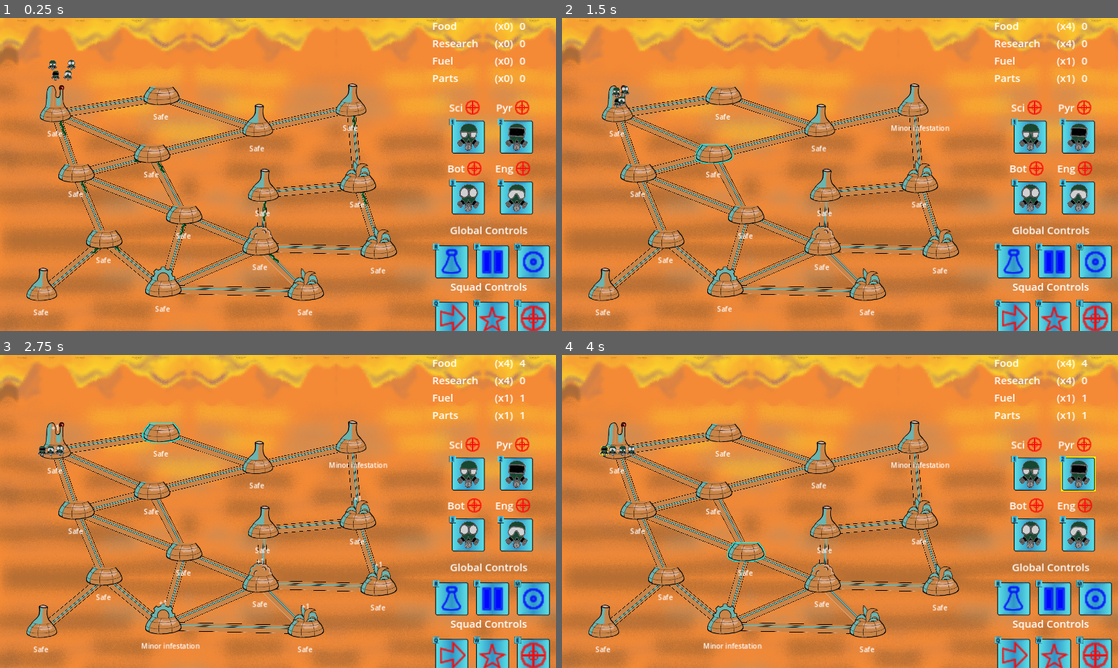
Above: before the commit, frames 1-4 (two rows, left to right).
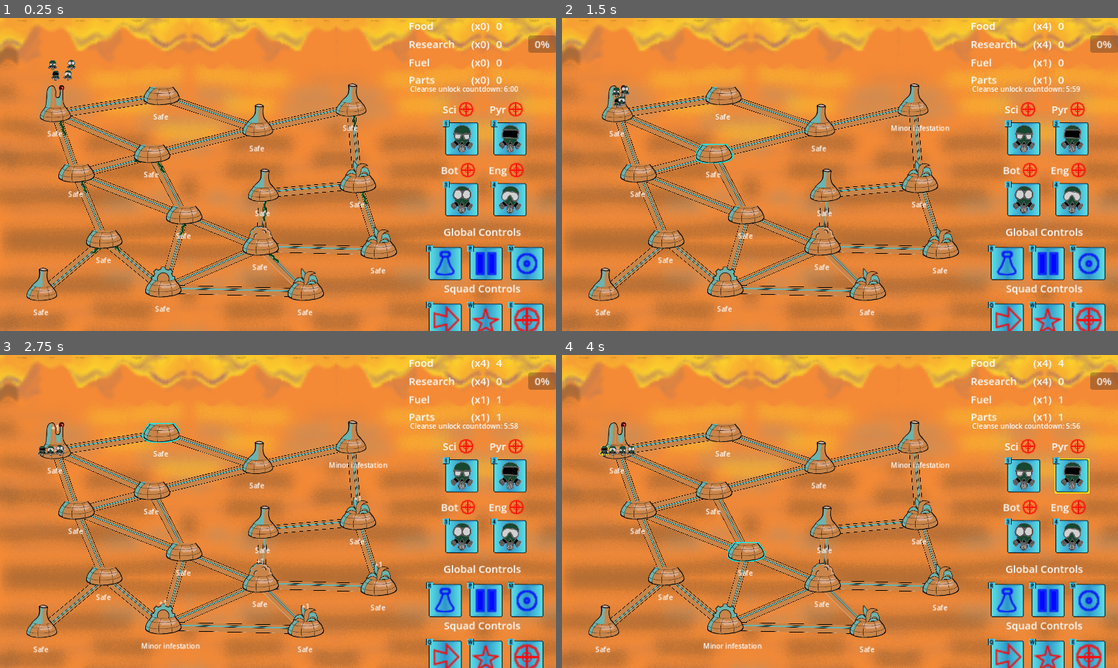
Above: after the commit, the same moments.

Repository: Aveli-games/contra-tentacula
Game: Godot game, scene res://main.tscn
Two runs of this game, one before a commit and one after it. Both use one fixed random seed, a clock stepped at 60 frames per second and the inputs below.
Inputs (mouse positions are in pixels of both pictures, inside the frame that each line leads up to):
- Up to frame 1 (0.25 s): no input
- Up to frame 2 (1.5 s): move the mouse to (617, 102) at 0.52 s; hold E (Fight) 0.53-1.28 s; click (617, 102) at 0.67 s; move the mouse to (712, 143) at 1.27 s; tap Q (Move) at 1.35 s; click (712, 143) at 1.42 s
- Up to frame 3 (2.75 s): move the mouse to (161, 423) at 2.02 s; hold W (Special) from 2.03 s (still down); click (161, 423) at 2.17 s
- Up to frame 4 (4 s): move the mouse to (639, 502) at 2.77 s; release W (Special) at 2.78 s; tap 1 (Squad1) at 2.85 s; click (639, 502) at 2.92 s; tap Enter at 3.5 s; move the mouse to (745, 542) at 3.52 s; hold 2 (Squad2) from 3.53 s (still down); click (745, 542) at 3.67 s

The runs differ from the first frame. In frame 1, 9.8% of the frame differs, in the area x 73-100%, y 1-100%; in frame 2, 9.8%; in frame 3, 9.7%; in frame 4, 9.8%.

Commit message:
Win condition trackers

Diff:
--- a/autoloads/Globals.gd
+++ b/autoloads/Globals.gd
@@ -13,7 +13,7 @@
 var BASE_CONNECTOR_INFESTATION_RATE = 0.075
 var BASE_INFESTATION_CHANCE = 0.008
 const ROOTED_INFESTATION_CHANCE_MODIFIER = 0.13
-var RESEARCH_WIN_THRESHOLD = 300
+var RESEARCH_WIN_THRESHOLD = 200
 const DOME_REMAINING_LOSS_THRESHOLD = 5
 const INFESTATION_COUNTDOWN = 60
 var DOME_TYPE_LIMITS = { # 15 domes total or crash
--- a/main.gd
+++ b/main.gd
@@ -7,6 +7,7 @@
 var selected_action: Globals.ActionType = Globals.ActionType.NONE
 
 func _ready():
+	$DomeCleanseWinCountdown/HBoxContainer/RemainingTime.text = time_to_minutes_secs($DomeCleanseWinTimer.time_left)
 	Globals.research_win.connect(_on_victory)
 
 	$Squads/Scientists.set_type(Globals.SquadType.SCIENTIST)
@@ -133,3 +134,15 @@
 
 func _on_game_over():
 	$WinLoseLabel.text = "You lose :("
+
+func _on_timer_timeout():
+	$DomeCleanseWinCountdown/HBoxContainer/RemainingTime.text = time_to_minutes_secs($DomeCleanseWinTimer.time_left)
+
+func time_to_minutes_secs(time : float):
+	var mins = int(time) / 60
+	time -= mins * 60
+	var secs = int(time)
+	if secs < 10:
+		return str(mins) + ":0" + str(secs)
+	else:
+		return str(mins) + ":" + str(secs)
--- a/main.tscn
+++ b/main.tscn
@@ -94,7 +94,32 @@
 offset_bottom = 104.0
 theme_override_font_sizes/font_size = 64
 
+[node name="DomeCleanseWinCountdown" type="Control" parent="."]
+layout_mode = 3
+anchors_preset = 0
+offset_left = 944.0
+offset_top = 144.0
+offset_right = 984.0
+offset_bottom = 184.0
+
+[node name="HBoxContainer" type="HBoxContainer" parent="DomeCleanseWinCountdown"]
+layout_mode = 0
+offset_right = 40.0
+offset_bottom = 40.0
+
+[node name="Title" type="Label" parent="DomeCleanseWinCountdown/HBoxContainer"]
+layout_mode = 2
+text = "Cleanse unlock countdown:"
+
+[node name="RemainingTime" type="Label" parent="DomeCleanseWinCountdown/HBoxContainer"]
+layout_mode = 2
+text = "0"
+
+[node name="Timer" type="Timer" parent="DomeCleanseWinCountdown"]
+autostart = true
+
 [connection signal="game_over" from="." to="." method="_on_game_over"]
 [connection signal="victory" from="." to="." method="_on_victory"]
 [connection signal="gui_input" from="TextureRect" to="." method="_on_texture_rect_gui_input"]
 [connection signal="timeout" from="DomeCleanseWinTimer" to="." method="_on_dome_cleanse_win_timer_timeout"]
+[connection signal="timeout" from="DomeCleanseWinCountdown/Timer" to="." method="_on_timer_timeout"]
--- a/resource_info_display.gd
+++ b/resource_info_display.gd
@@ -4,6 +4,8 @@
 
 func _ready():
 	Globals.resource_updated.connect(_on_resource_updated)
+	if find_child("ProgressBar"):
+		$ProgressBar.max_value = Globals.RESEARCH_WIN_THRESHOLD
 
 func set_text(text: String):
 	$ResourceName.text = text
@@ -14,3 +16,5 @@
 func _on_resource_updated(type: Globals.ResourceType):
 	if resource_type && resource_type == type:
 		$ResourceAmount.text = str(floor(Globals.resources[type]))
+		if resource_type == Globals.ResourceType.RESEARCH:
+			$ProgressBar.value = Globals.resources[resource_type]
--- a/resource_info_display.tscn
+++ b/resource_info_display.tscn
@@ -6,13 +6,12 @@
 default_font_size = 24
 
 [node name="ResourceInfoDisplay" type="HBoxContainer"]
-offset_left = 408.0
+offset_left = 176.0
 offset_top = 168.0
-offset_right = 519.0
+offset_right = 669.0
 offset_bottom = 208.0
 theme = SubResource("Theme_5uy0m")
 theme_override_constants/separation = 14
-alignment = 1
 script = ExtResource("1_2dqr8")
 
 [node name="ResourceName" type="Label" parent="."]
--- a/ui.tscn
+++ b/ui.tscn
@@ -55,8 +55,8 @@
 
 [node name="RightSidebar" type="VBoxContainer" parent="."]
 custom_minimum_size = Vector2(0, 720)
-offset_left = 952.0
-offset_right = 1300.0
+offset_left = 941.0
+offset_right = 1281.0
 offset_bottom = 720.0
 theme_override_constants/separation = 32
 
@@ -71,6 +71,10 @@
 [node name="ResearchInfo" parent="RightSidebar/ResourceDisplay" instance=ExtResource("1_xef0o")]
 layout_mode = 2
 resource_type = 4
+
+[node name="ProgressBar" type="ProgressBar" parent="RightSidebar/ResourceDisplay/ResearchInfo"]
+layout_mode = 2
+size_flags_horizontal = 3
 
 [node name="FuelInfo" parent="RightSidebar/ResourceDisplay" instance=ExtResource("1_xef0o")]
 layout_mode = 2
